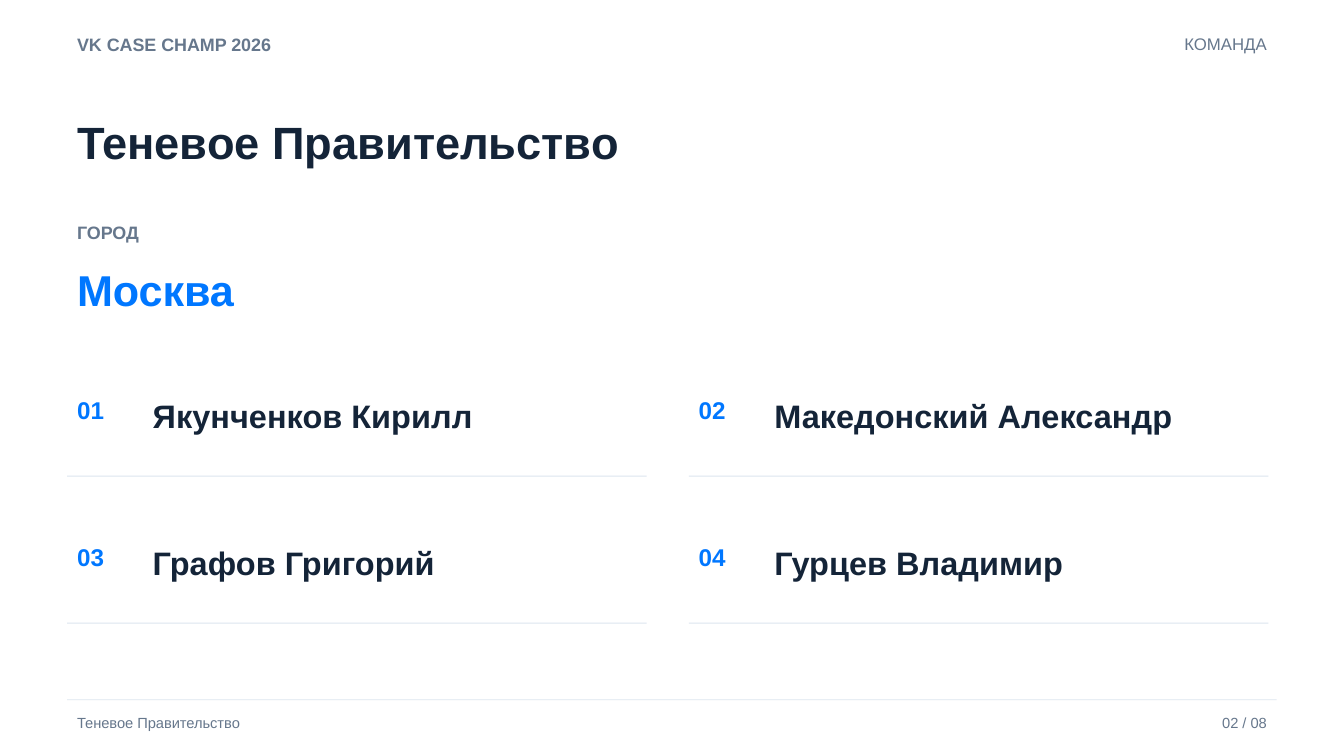
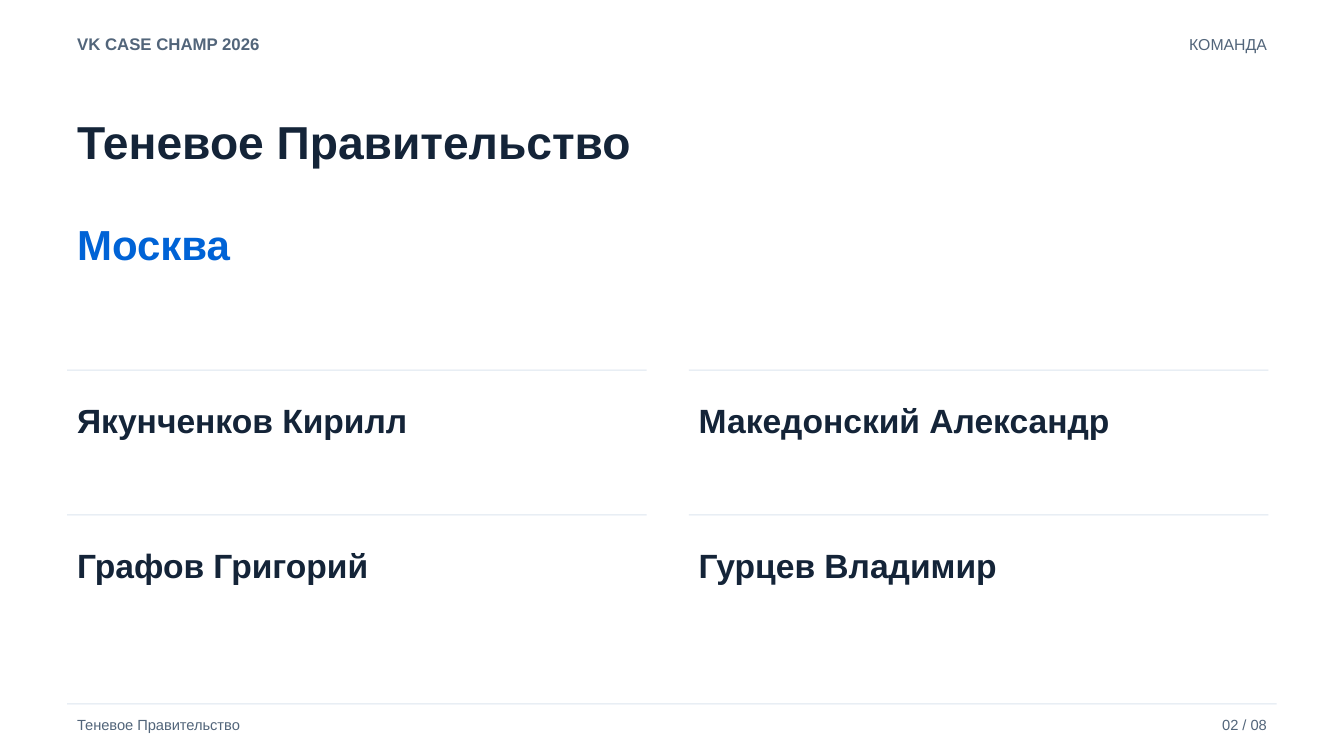
Before and after one commit to Shadovv-Government/vs_case_champ, a slide deck: slide 2 of presentation/Теневое Правительство_strategy_msk.pptx. Drawn at 1344x756 pixels with LibreOffice and Linux fonts; fonts in the diff are those of the drawing. Boxes give left, top, right and bottom in pixels: in the first picture for what was removed or moved away, otherwise in the second. Text is boxed around its words. In the diff, an @@ line names an element or a change of style, - is before the commit and + after.

Commit message:
Пересобрать решение «VK Заказ рядом» и комплект отборочного этапа VK Case Champ 2026
Проверить действующие инструменты VK и аналоги по первоисточникам, обосновать стартовый сегмент по XLSX, уточнить роль Маркета и сценарий заказа из переписки.

Пересчитать сценарии продаж, затраты и окупаемость, описать 90-дневный пилот, размер A/B-теста и условия расширения.

Обновить PDF из восьми слайдов, редактируемый PPTX, аналитический отчёт с раскрытием ИИ, заметки к защите и инструкцию по подаче одной заявки от команды.

```diff
--- a/presentation/Теневое Правительство_strategy_msk.pptx
+++ b/presentation/Теневое Правительство_strategy_msk.pptx
@@ text "VK CASE CHAMP 2026" at (77,38,259,50): size 12.8 to 12 pt, text colour #66778C to #52657A @@
@@ text "КОМАНДА" at (1189,39,1267,53): size 12 to 11.2 pt, text colour #66778C to #52657A @@
@@ text "Теневое Правительство" at (77,127,631,168): size 32.2 to 33 pt @@
@@ text "Москва": place and size @@
-text "Москва" at (77,276,234,307)
+text "Москва" at (77,231,230,261)
@@ text "Москва" at (77,231,230,261): size 30.8 to 30 pt, text colour #0077FF to #0063D6 @@
@@ text removed at (77,226,139,243) @@
-ГОРОД
@@ text "Якунченков Кирилл": place and size @@
-text "Якунченков Кирилл" at (153,405,472,434)
+text "Якунченков Кирилл" at (77,410,407,440)
@@ rectangle: place and size @@
-rectangle at (68,623,647,624)
+rectangle at (68,370,647,371)
@@ size 23.2 to 24 pt in 4 elements at (77,553,368,585), (699,555,996,585), (77,410,407,440), (699,408,1109,440) @@
@@ text "Македонский Александр": place and size @@
-text "Македонский Александр" at (774,404,1172,434)
+text "Македонский Александр" at (699,408,1109,440)
@@ rectangle: place and size @@
-rectangle at (689,623,1268,624)
+rectangle at (689,370,1268,371)
@@ text removed at (77,402,104,420) @@
-01
@@ text removed at (699,402,726,420) @@
-02
@@ rectangle: place and size @@
-rectangle at (68,476,647,477)
+rectangle at (68,514,647,515)
@@ text "Графов Григорий": place and size @@
-text "Графов Григорий" at (153,551,435,581)
+text "Графов Григорий" at (77,553,368,585)
@@ rectangle: place and size @@
-rectangle at (689,476,1268,477)
+rectangle at (689,514,1268,515)
@@ text "Гурцев Владимир": place and size @@
-text "Гурцев Владимир" at (774,552,1063,581)
+text "Гурцев Владимир" at (699,555,996,585)
@@ text removed at (77,549,104,567) @@
-03
@@ text removed at (699,549,726,567) @@
-04
@@ text "Теневое Правительство" at (77,720,240,733): text colour #66778C to #52657A @@
@@ rectangle: place and size @@
-rectangle at (68,700,1277,701)
+rectangle at (68,704,1277,705)
@@ text "02 / 08" at (1222,720,1267,730): text colour #66778C to #52657A @@
```
Also in this commit, not shown: 2 other slides changed, 5 slides added, 5 slides removed, 15 other files.
